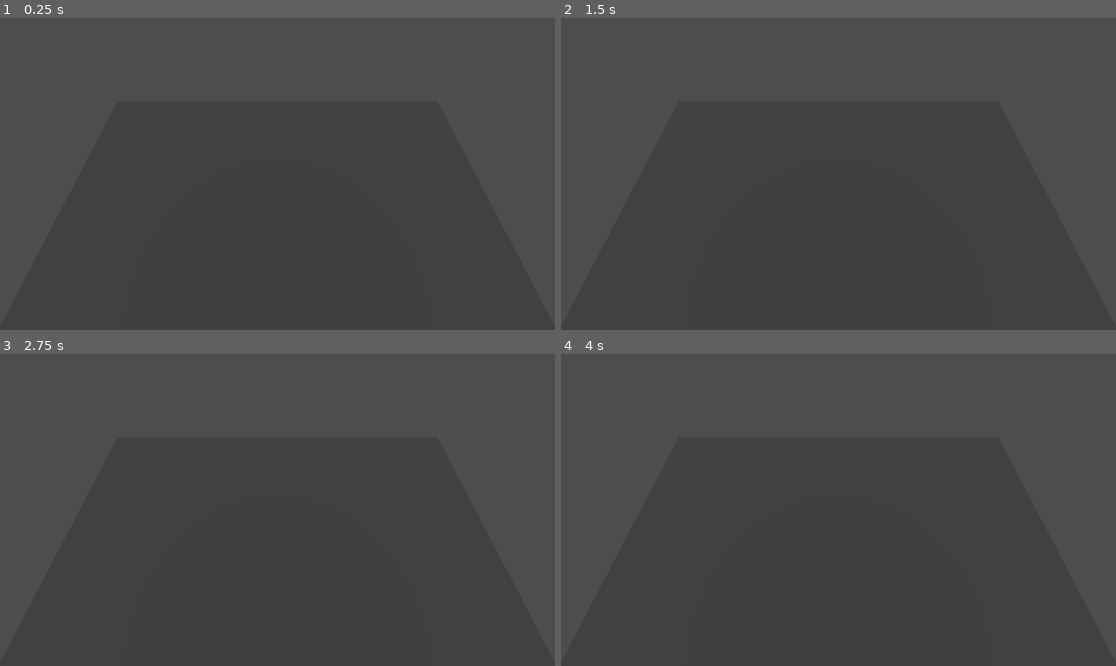
Above: before the commit, frames 1-4 (two rows, left to right).
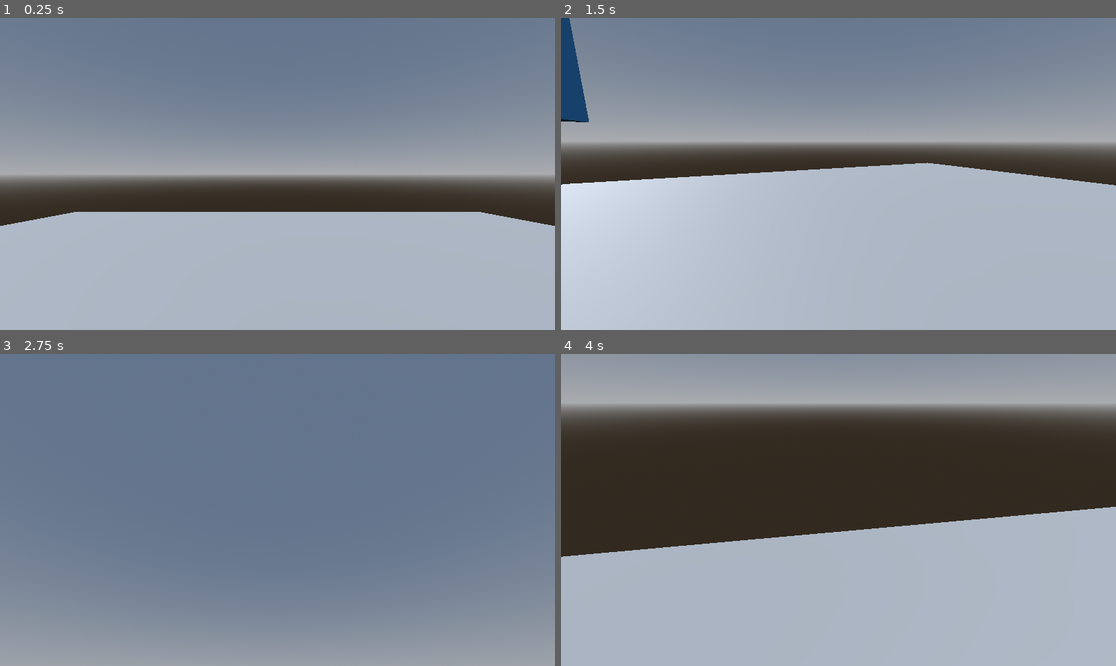
Above: after the commit, the same moments.

Repository: Tihusphere/Puke-Party
Game: Godot game, scene res://Scenes/level.tscn
The game is run twice, just before and just after one commit, with the same random seed, the same clock (stepped at 60 frames per second) and the same inputs. Before the commit the project starts from res://Scenes/test.tscn.
Inputs (mouse positions are in pixels of both pictures, inside the frame that each line leads up to):
- Up to frame 1 (0.25 s): no input
- Up to frame 2 (1.5 s): tap Enter at 0.5 s; move the mouse to (960, 158) at 0.52 s; hold D (right) 0.53-1.28 s; hold Ctrl (crawl, bound only after the commit) 0.53-1.28 s; click (960, 158) at 0.67 s; tap Space (jump) at 0.77, 0.8, 1.07, 1.35 s; move the mouse to (727, 189) at 1.27 s; hold S (backward) from 1.28 s (still down)
- Up to frame 3 (2.75 s): tap Space (jump) at 1.52, 1.82, 2.3 s; tap Ctrl (crawl, bound only after the commit) at 1.55 s; move the mouse to (333, 441) at 2.02 s; release S (backward) at 2.03 s; hold D (right) from 2.03 s (still down); hold Ctrl (crawl, bound only after the commit) from 2.03 s (still down)
- Up to frame 4 (4 s): tap Space (jump) at 2.75, 3.02, 3.32, 3.6, 3.77 s; move the mouse to (810, 572) at 2.77 s; release D (right) at 2.78 s; release Ctrl (crawl, bound only after the commit) at 2.78 s; hold W (forward) 2.78-3.53 s; tap Ctrl (crawl, bound only after the commit) at 2.85 s; click (810, 572) at 2.92 s; move the mouse to (1005, 556) at 3.52 s; hold A (left) from 3.53 s (still down)

The runs differ from the first frame. In frame 1, 96% of the frame differs, in the area x 0-100%, y 0-100%; in frame 2, 96%; in frame 3, 100%; in frame 4, 96%.

Commit message:
Add player state machine and crouching

Diff:
--- a/Scenes/player_controller.tscn
+++ b/Scenes/player_controller.tscn
@@ -3,17 +3,82 @@
 [ext_resource type="Script" uid="uid://demghgot8vtsn" path="res://Scripts/player_controller.gd" id="1_5ur5x"]
 [ext_resource type="Script" uid="uid://ci4icec6lgstj" path="res://Scripts/camera_controller.gd" id="2_dl1v4"]
 
-[sub_resource type="CapsuleShape3D" id="CapsuleShape3D_g4v7s"]
+[sub_resource type="CapsuleShape3D" id="CapsuleShape3D_5ur5x"]
+
+[sub_resource type="CapsuleShape3D" id="CapsuleShape3D_dl1v4"]
+height = 1.25
 
 [sub_resource type="CapsuleMesh" id="CapsuleMesh_g4v7s"]
+
+[sub_resource type="Animation" id="Animation_bnokr"]
+resource_name = "CrawlingToStanding"
+length = 0.5
+tracks/0/type = "value"
+tracks/0/imported = false
+tracks/0/enabled = true
+tracks/0/path = NodePath("CameraController:position")
+tracks/0/interp = 1
+tracks/0/loop_wrap = true
+tracks/0/keys = {
+"times": PackedFloat32Array(0, 0.5),
+"transitions": PackedFloat32Array(0.3, 1),
+"update": 0,
+"values": [Vector3(0, 0, 0), Vector3(0, 0.5, 0)]
+}
+
+[sub_resource type="Animation" id="Animation_5ur5x"]
+length = 0.001
+tracks/0/type = "value"
+tracks/0/imported = false
+tracks/0/enabled = true
+tracks/0/path = NodePath("CameraController:position")
+tracks/0/interp = 1
+tracks/0/loop_wrap = true
+tracks/0/keys = {
+"times": PackedFloat32Array(0),
+"transitions": PackedFloat32Array(1),
+"update": 0,
+"values": [Vector3(0, 0.5, 0)]
+}
+
+[sub_resource type="Animation" id="Animation_dl1v4"]
+resource_name = "StandingToCrawling"
+length = 0.5
+tracks/0/type = "value"
+tracks/0/imported = false
+tracks/0/enabled = true
+tracks/0/path = NodePath("CameraController:position")
+tracks/0/interp = 1
+tracks/0/loop_wrap = true
+tracks/0/keys = {
+"times": PackedFloat32Array(0, 0.5),
+"transitions": PackedFloat32Array(0.3, 1),
+"update": 0,
+"values": [Vector3(0, 0.5, 0), Vector3(0, 0, 0)]
+}
+
+[sub_resource type="AnimationLibrary" id="AnimationLibrary_bnokr"]
+_data = {
+&"CrawlingToStanding": SubResource("Animation_bnokr"),
+&"RESET": SubResource("Animation_5ur5x"),
+&"StandingToCrawling": SubResource("Animation_dl1v4")
+}
 
 [node name="PlayerController" type="CharacterBody3D" unique_id=1433824193]
 script = ExtResource("1_5ur5x")
 
-[node name="CollisionShape3D" type="CollisionShape3D" parent="." unique_id=1914522465]
-shape = SubResource("CapsuleShape3D_g4v7s")
+[node name="RayCast3D" type="RayCast3D" parent="." unique_id=1841964468]
+target_position = Vector3(0, 1.5, 0)
+
+[node name="StandingCollision" type="CollisionShape3D" parent="." unique_id=1914522465]
+shape = SubResource("CapsuleShape3D_5ur5x")
+
+[node name="CrawlingCollision" type="CollisionShape3D" parent="." unique_id=191474048]
+transform = Transform3D(1, 0, 0, 0, 1, 0, 0, 0, 1, 0, -0.375, 0)
+shape = SubResource("CapsuleShape3D_dl1v4")
 
 [node name="MeshInstance3D" type="MeshInstance3D" parent="." unique_id=584798683]
+visible = false
 mesh = SubResource("CapsuleMesh_g4v7s")
 
 [node name="CameraController" type="Node3D" parent="." unique_id=1029934761]
@@ -21,3 +86,6 @@
 script = ExtResource("2_dl1v4")
 
 [node name="Camera3D" type="Camera3D" parent="CameraController" unique_id=1399515741]
+
+[node name="AnimationPlayer" type="AnimationPlayer" parent="." unique_id=1202484912]
+libraries/ = SubResource("AnimationLibrary_bnokr")
--- a/Scripts/player_controller.gd
+++ b/Scripts/player_controller.gd
@@ -1,25 +1,81 @@
 class_name PlayerController
 extends CharacterBody3D
 
+## Signals ##
 
-const SPEED = 5.0
-const JUMP_VELOCITY = 4.5
+signal can_stand
 
+## States ##
+
+enum PlayerState {
+	WALKING,
+	CRAWLING,
+}
+
+var player_state: PlayerState = PlayerState.WALKING
+
+## Physics Variables ##
+
+const WALK_SPEED := 5.0
+const CRAWL_SPEED := 3.0
+const JUMP_VELOCITY := 3.0
+
+var speed: float = WALK_SPEED
+
+## Player Nodes ##
+
+@onready var walking_collision: CollisionShape3D = $StandingCollision
+@onready var crawling_collision: CollisionShape3D = $CrawlingCollision
+@onready var animation_player: AnimationPlayer = $AnimationPlayer
+@onready var ray_cast: RayCast3D = $RayCast3D
+
+func detect_overhead_collision():
+	if not ray_cast.is_colliding():
+		can_stand.emit()
+
+func change_player_state(state: PlayerState):
+	match state:
+		PlayerState.WALKING:
+			if (player_state == PlayerState.CRAWLING):
+				animation_player.play("CrawlingToStanding")
+			walking_collision.set_disabled(false)
+			crawling_collision.set_disabled(true)
+			speed = WALK_SPEED
+		PlayerState.CRAWLING:
+			if (player_state == PlayerState.WALKING):
+				animation_player.play("StandingToCrawling")
+			walking_collision.set_disabled(true)
+			crawling_collision.set_disabled(false)
+			speed = CRAWL_SPEED
+	player_state = state
+
+func _input(_event: InputEvent) -> void:
+	if Input.is_action_just_pressed("jump") and is_on_floor():
+		velocity.y = JUMP_VELOCITY
+	if Input.is_action_just_pressed("crawl"):
+		change_player_state(PlayerState.CRAWLING)
+	if Input.is_action_just_released("crawl"):
+		if ray_cast.is_colliding():
+			await can_stand
+		if not Input.is_action_pressed("crawl"):
+			change_player_state(PlayerState.WALKING)
+
+func move_in_direction():
+	var input_direction := Input.get_vector("left", "right", "forward", "backward")
+	var direction := (transform.basis * Vector3(input_direction.x, 0.0, input_direction.y)).normalized()
+	if direction:
+		velocity.x = direction.x * speed
+		velocity.z = direction.z * speed
+	else:
+		velocity.x = move_toward(velocity.x, 0, speed)
+		velocity.z = move_toward(velocity.z, 0, speed)
 
 func _physics_process(delta: float) -> void:
 	if not is_on_floor():
 		velocity += get_gravity() * delta
 
-	if Input.is_action_just_pressed("jump") and is_on_floor():
-		velocity.y = JUMP_VELOCITY
+	if player_state == PlayerState.CRAWLING:
+		detect_overhead_collision()
 
-	var input_dir := Input.get_vector("left", "right", "forward", "backward")
-	var direction := (transform.basis * Vector3(input_dir.x, 0.0, input_dir.y)).normalized()
-	if direction:
-		velocity.x = direction.x * SPEED
-		velocity.z = direction.z * SPEED
-	else:
-		velocity.x = move_toward(velocity.x, 0, SPEED)
-		velocity.z = move_toward(velocity.z, 0, SPEED)
-
+	move_in_direction()
 	move_and_slide()
--- a/project.godot
+++ b/project.godot
@@ -15,7 +15,7 @@
 [application]
 
 config/name="PukeParty"
-run/main_scene="res://Scenes/test.tscn"
+run/main_scene="uid://bqpgg3y8ck3h1"
 config/features=PackedStringArray("4.7", "GL Compatibility")
 config/icon="res://icon.svg"
 
@@ -55,6 +55,11 @@
 "events": [Object(InputEventMouseButton,"resource_local_to_scene":false,"resource_name":"","device":-1,"window_id":0,"a …(253 unchanged characters)…
 ]
 }
+crawl={
+"deadzone": 0.2,
+"events": [Object(InputEventKey,"resource_local_to_scene":false,"resource_name":"","device":-1,"window_id":0,"alt_pressed":false,"shift_pressed":false,"ctrl_pressed":false,"meta_pressed":false,"pressed":false,"keycode":0,"physical_keycode":4194326,"key_label":0,"unicode":0,"location":0,"echo":false,"script":null)
+]
+}
 
 [layer_names]
 
